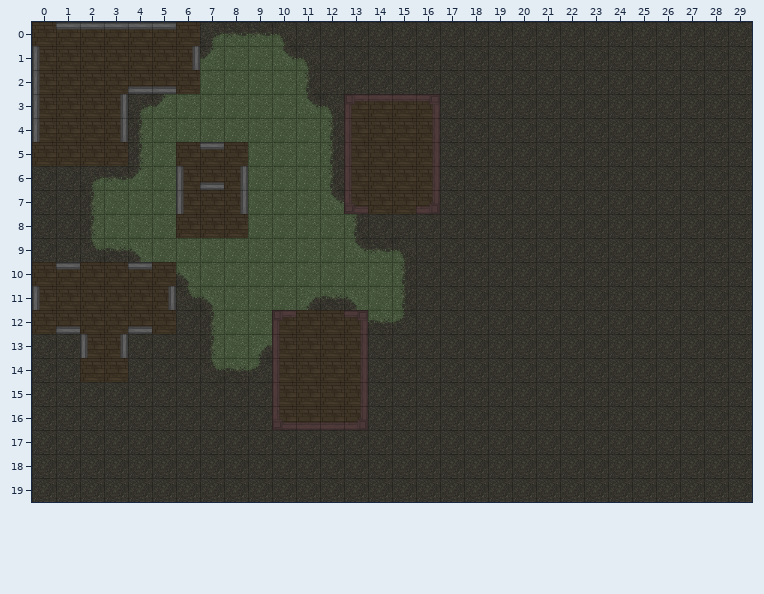
Two versions of a level (Tiled map, assets/maps/map0.tmx). Above is the file before it was changed.
Cells are 32x32 px. Shown: x 0..29, y 0..19.
Now the later version:
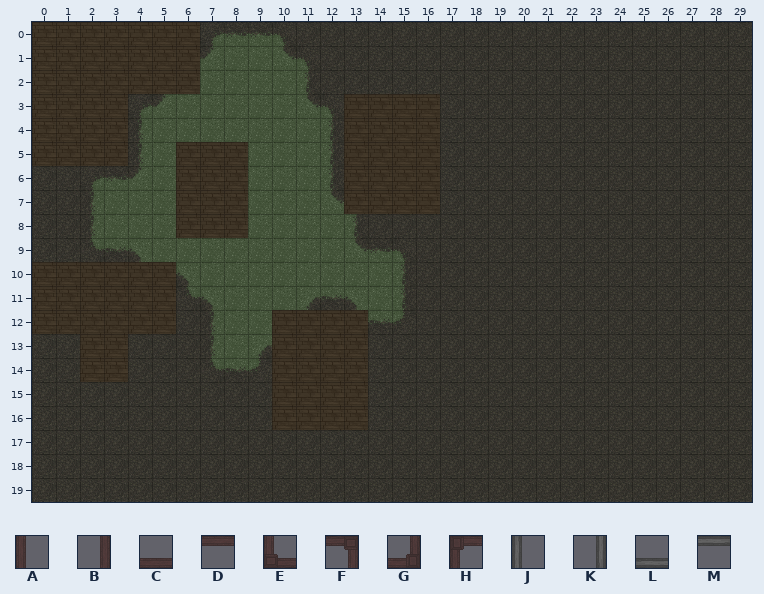
Key: from "wall_tile_sheet": A 0, B 0 turned 180, C 0 turned 270, D 0 turned 90, E 1, F 1 turned 180, G 1 turned 270, H 1 turned 90, J 2, K 2 turned 180, L 2 turned 270, M 2 turned 90.
_ is an empty cell.
From old to new:
Layer "Walls" (now hidden):
y 0: x 1..5 MMMMM -> _____
y 1: x 0 J -> _; x 6 K -> _
y 2: x 0 J -> _; x 4..5 LL -> __
y 3: x 0 J -> _; x 3 K -> _; x 13..16 HDDF -> ____
y 4: x 0 J -> _; x 3 K -> _; x 13 A -> _; x 16 B -> _
y 5: x 7 M -> _; x 13 A -> _; x 16 B -> _
y 6: x 6..8 JLK -> ___; x 13 A -> _; x 16 B -> _
y 7: x 6 J -> _; x 8 K -> _; x 13 E -> _; x 16 G -> _
y 10: x 1 M -> _; x 4 M -> _
y 11: x 0 J -> _; x 5 K -> _
y 12: x 1 L -> _; x 4 L -> _; x 10 H -> _; x 13 F -> _
y 13: x 2..3 JK -> __; x 10 A -> _; x 13 B -> _
y 14..15: x 10 A -> _; x 13 B -> _
y 16: x 10..13 ECCG -> ____
Changed places in both pictures, as pixel boxes (x1, y1, x2, y2):
removed: (32, 22, 200, 142)
removed: (344, 94, 440, 214)
removed: (176, 142, 248, 214)
removed: (32, 262, 176, 358)
removed: (272, 310, 368, 430)
